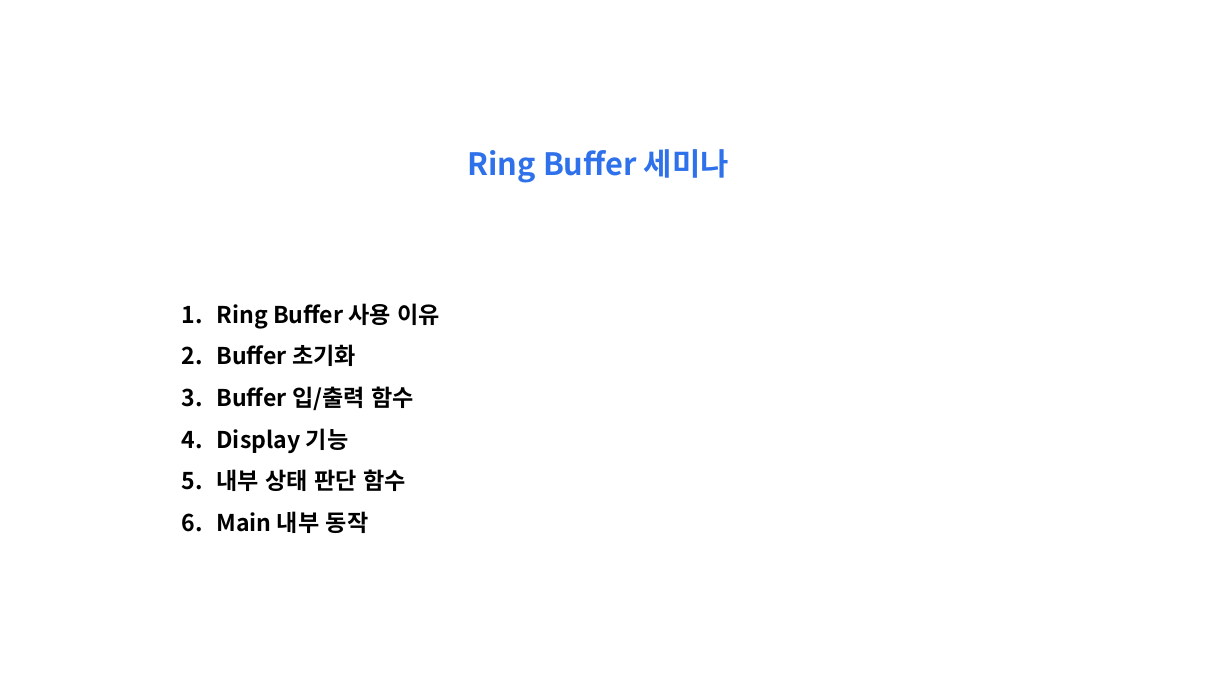
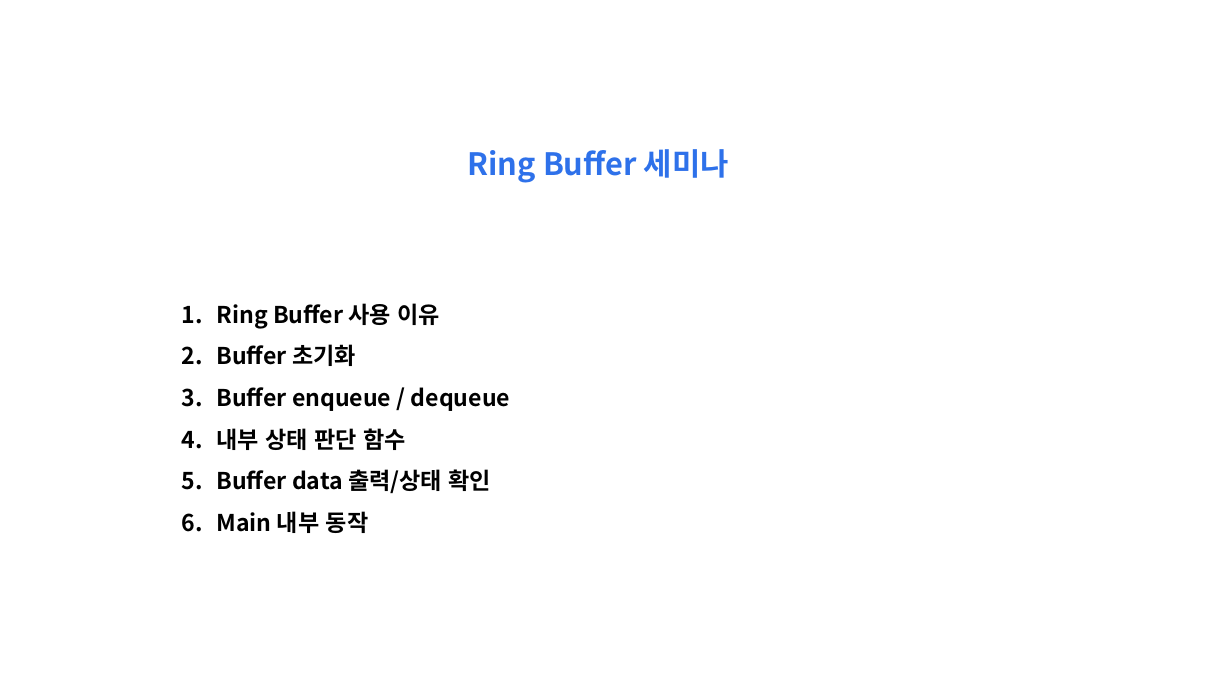
Before and after one commit to qfe051/L412_SelfTest_1_19, a slide deck: slide 1 of 21_c_study/example/ring_buf/ring_buffer.pptx. Drawn at 1232x693 pixels with LibreOffice and Linux fonts; fonts in the diff are those of the drawing; background and template pictures are left out. Boxes give left, top, right and bottom in pixels: in the first picture for what was removed or moved away, otherwise in the second. Text is boxed around its words. In the diff, an @@ line names an element or a change of style, - is before the commit and + after.

```diff
--- a/21_c_study/example/ring_buf/ring_buffer.pptx
+++ b/21_c_study/example/ring_buf/ring_buffer.pptx
@@ text at box(217, 387, 510, 411): text changed @@
-3. Buffer 입/출력 함수
-4. Display 기능
+3. Buffer enqueue / dequeue
@@ text at box(217, 469, 492, 494): paragraph added @@
+5. Buffer data 출력/상태 확인
```
Also in this commit, not shown: 6 other slides changed, 3 slides added, 4 other files.
